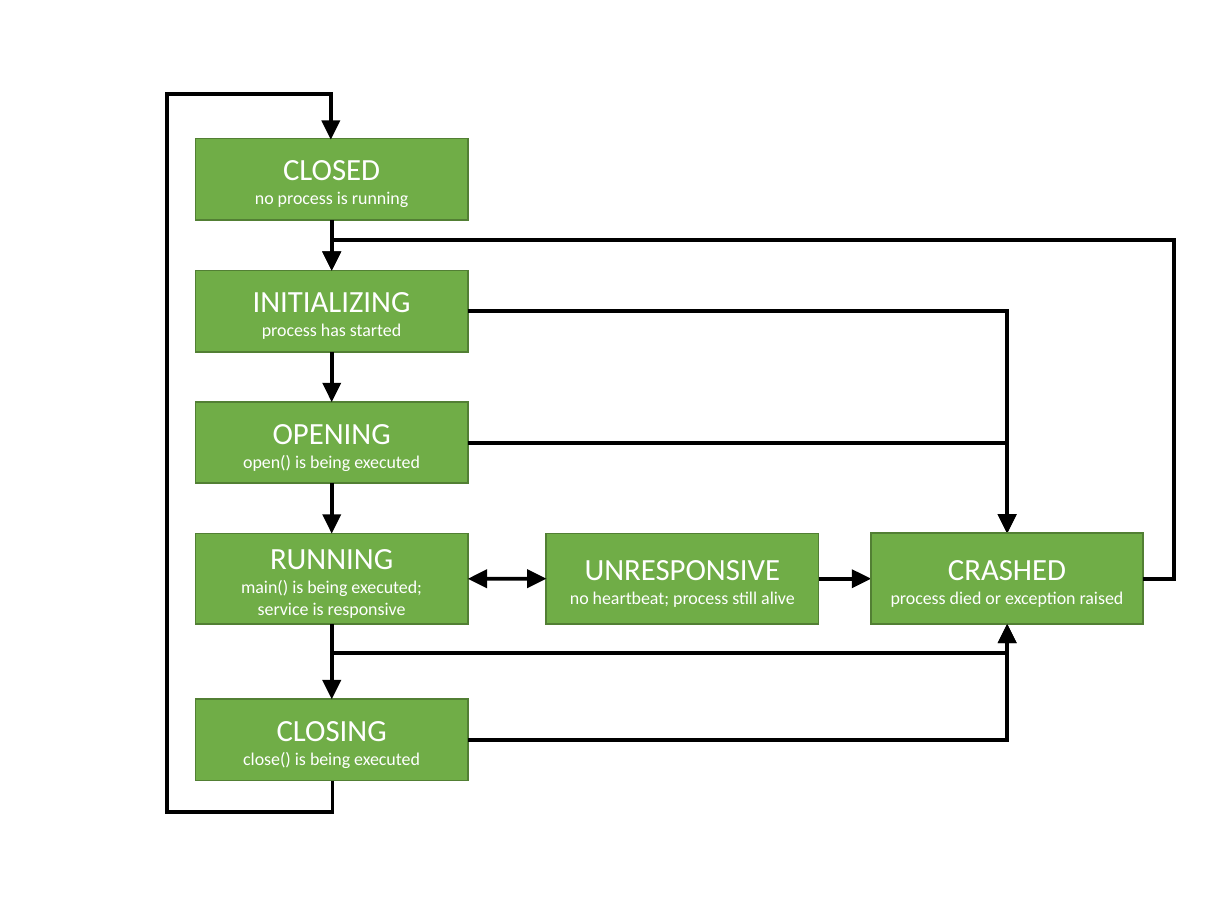
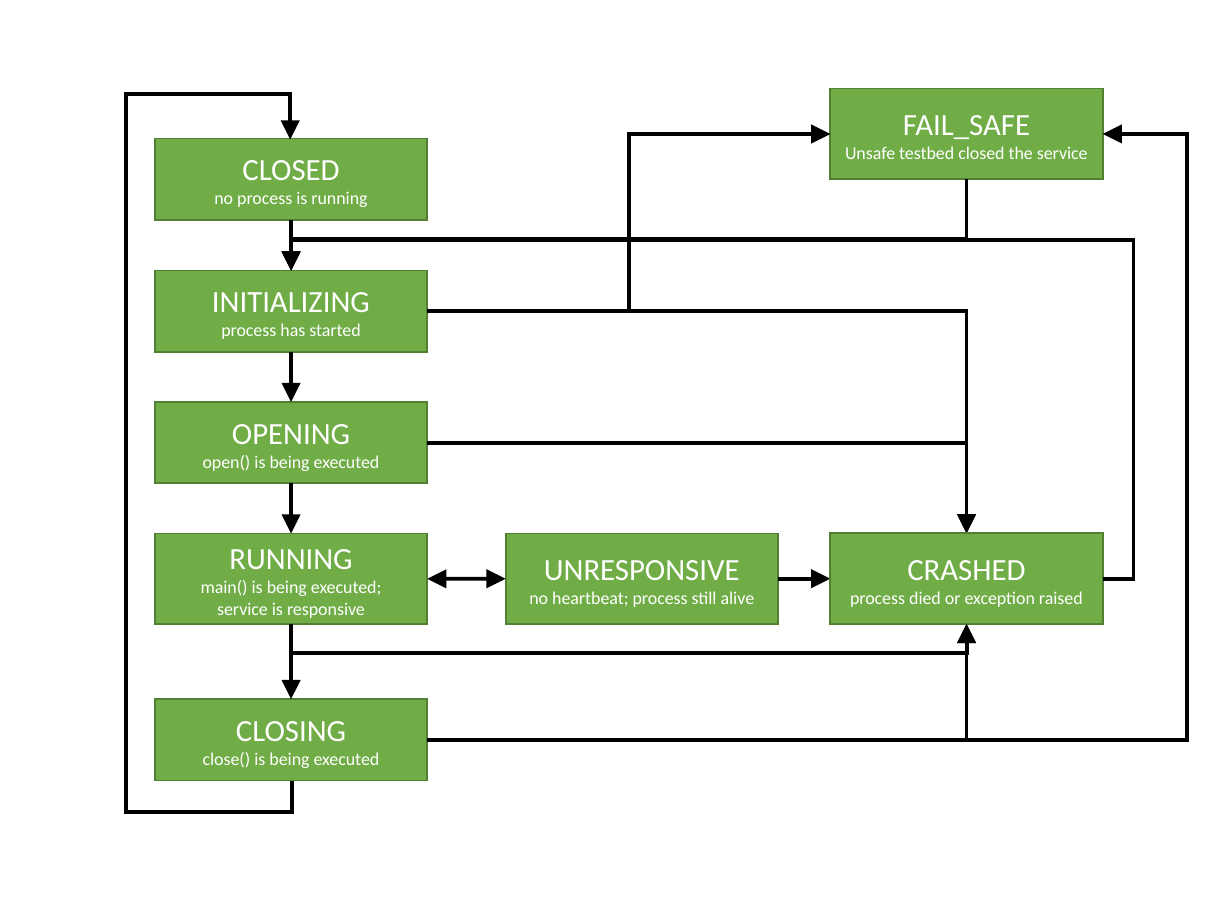
Before and after one commit to spacetelescope/catkit2, a slide deck: slide 1 of docs/services_flowchart.pptx. Drawn at 1232x924 pixels with LibreOffice and Linux fonts; fonts in the diff are those of the drawing. Boxes give left, top, right and bottom in pixels: in the first picture for what was removed or moved away, otherwise in the second. Text is boxed around its words. In the diff, an @@ line names an element or a change of style, - is before the commit and + after.

Commit message:
Update flowchart with FAIL SAFE

```diff
--- a/docs/services_flowchart.pptx
+++ b/docs/services_flowchart.pptx
@@ rectangle added at (x1=830, y1=89, x2=1103, y2=180), fill #70AD47, outline #538035 1 pt, 10.5 pt, text #FFFFFF @@
+FAIL_SAFE
+Unsafe testbed closed the service
@@ elbow arrow added from (428, 740) to (1103, 134), #000000 2.25 pt @@
@@ elbow arrow added from (428, 312) to (830, 134), #000000 2.25 pt @@
@@ elbow arrow added from (967, 180) to (291, 271), #000000 2.25 pt @@
@@ 7 rectangles, 6 elbow arrows, 5 arrows, 1 double arrow moved together from (x1=165, y1=94, x2=1174, y2=812) to (x1=124, y1=94, x2=1133, y2=812) @@
```
Also in this commit, not shown: 1 other file.
